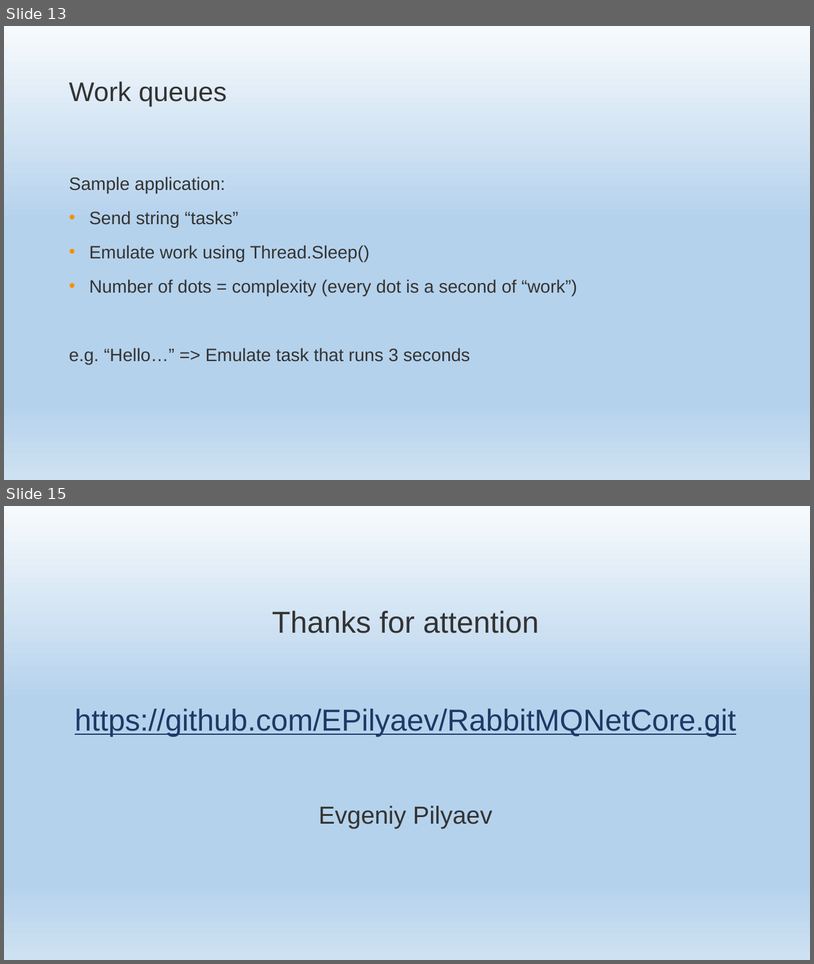
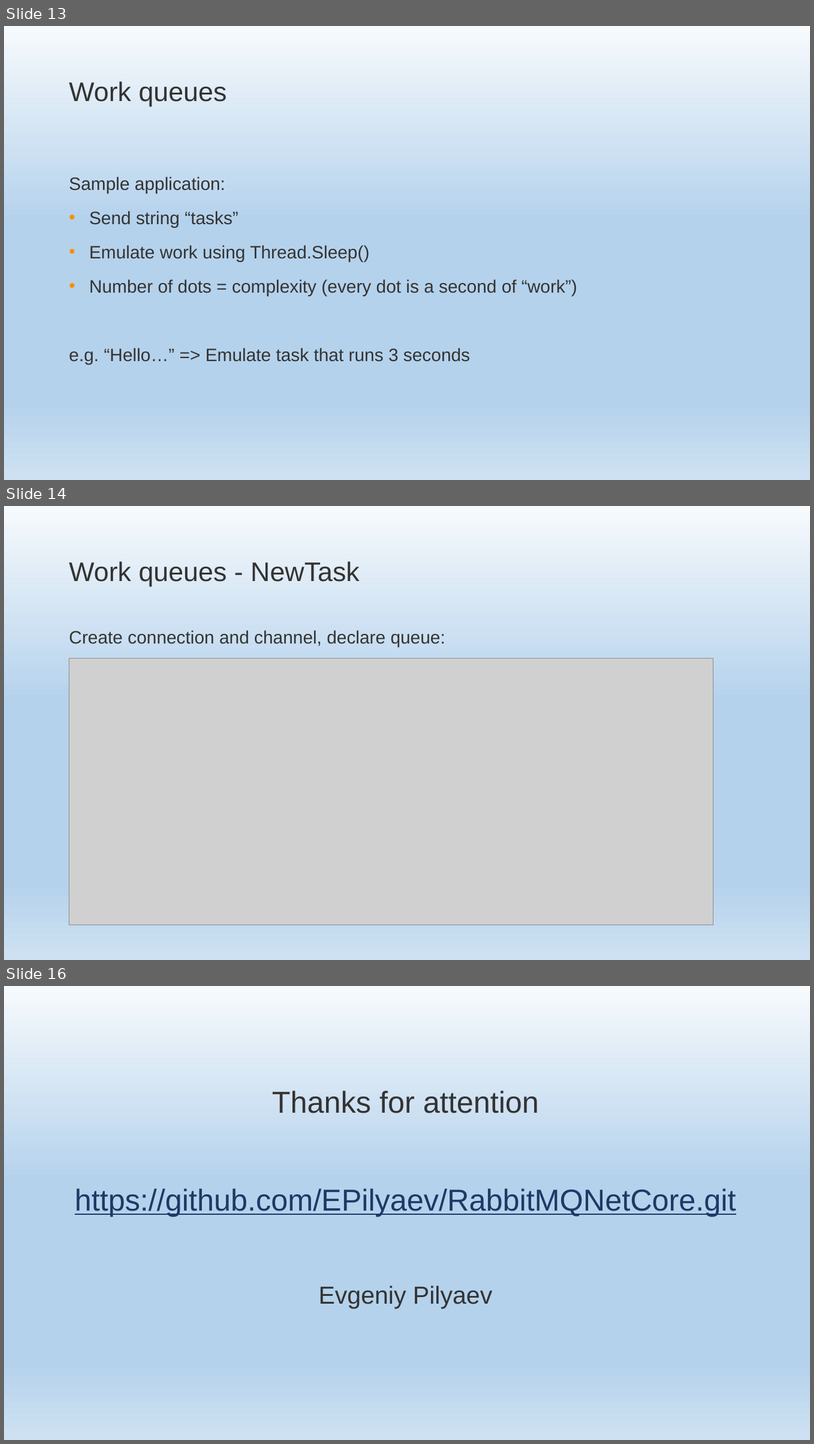
Before and after one commit to EPilyaev/RabbitMQNetCore, a slide deck: RabbitMQNetCore.pptm. Shown one above the other, each under a label of ours: slides 13 and 15 before the commit, slides 13, 14 and 16 after it; the slides between them are not shown. The pictures are 814x964 and 814x1444 pixels, drawn with LibreOffice and Linux fonts; fonts in the diff are those of the drawing; grey boxes stand for pictures; background and template pictures are left out. Boxes give left, top, right and bottom in pixels: in the first picture for what was removed or moved away, otherwise in the second. Text is boxed around its words. In the diff, an @@ line names an element or a change of style, - is before the commit and + after.

Commit message:
Add WorkQueues-NewTask (start)

```diff
--- a/RabbitMQNetCore.pptm
+++ b/RabbitMQNetCore.pptm
@@ slide 14 added at (4, 506, 810, 960), background gradient #F7FAFD to #B5D2EC to #CEE1F2 @@
@@ title added at (69, 561, 360, 586), 48 pt, text #333332 @@
+Work queues - NewTask
@@ text added at (69, 630, 446, 646), 32 pt, text #333332 @@
+Create connection and channel, declare queue:
@@ picture added at (69, 658, 713, 924) @@
@@ what was slide 15 is now slide 16 @@
```
Also in this commit, not shown: 1 slide changed, 5 other files.
